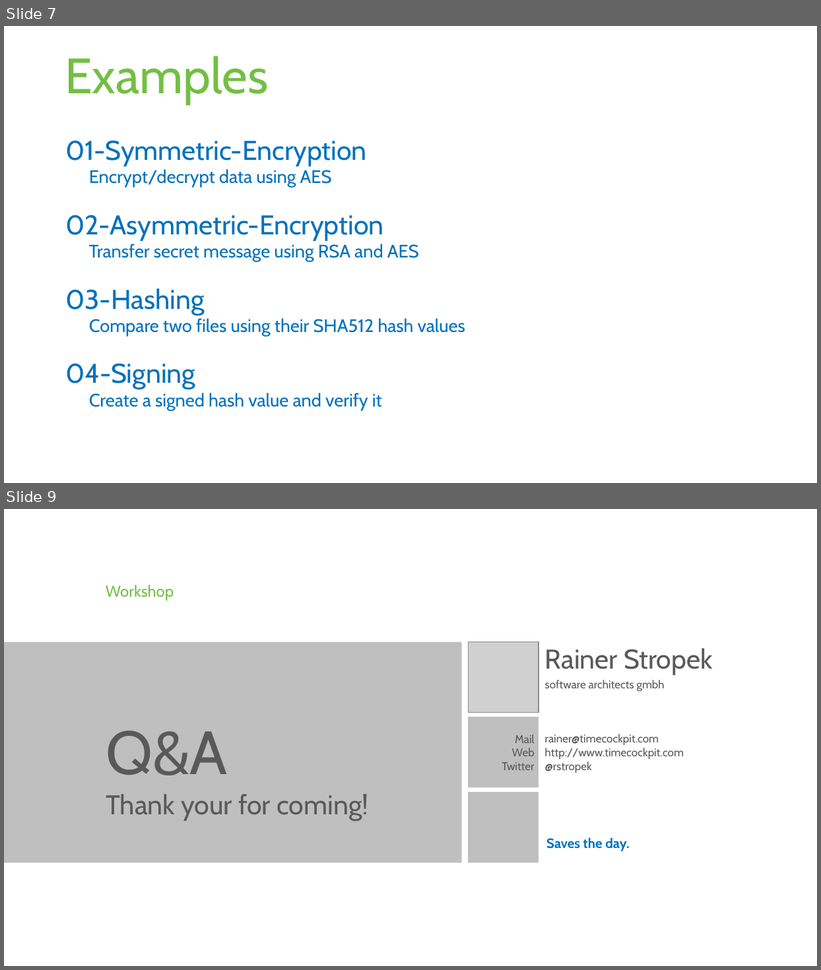
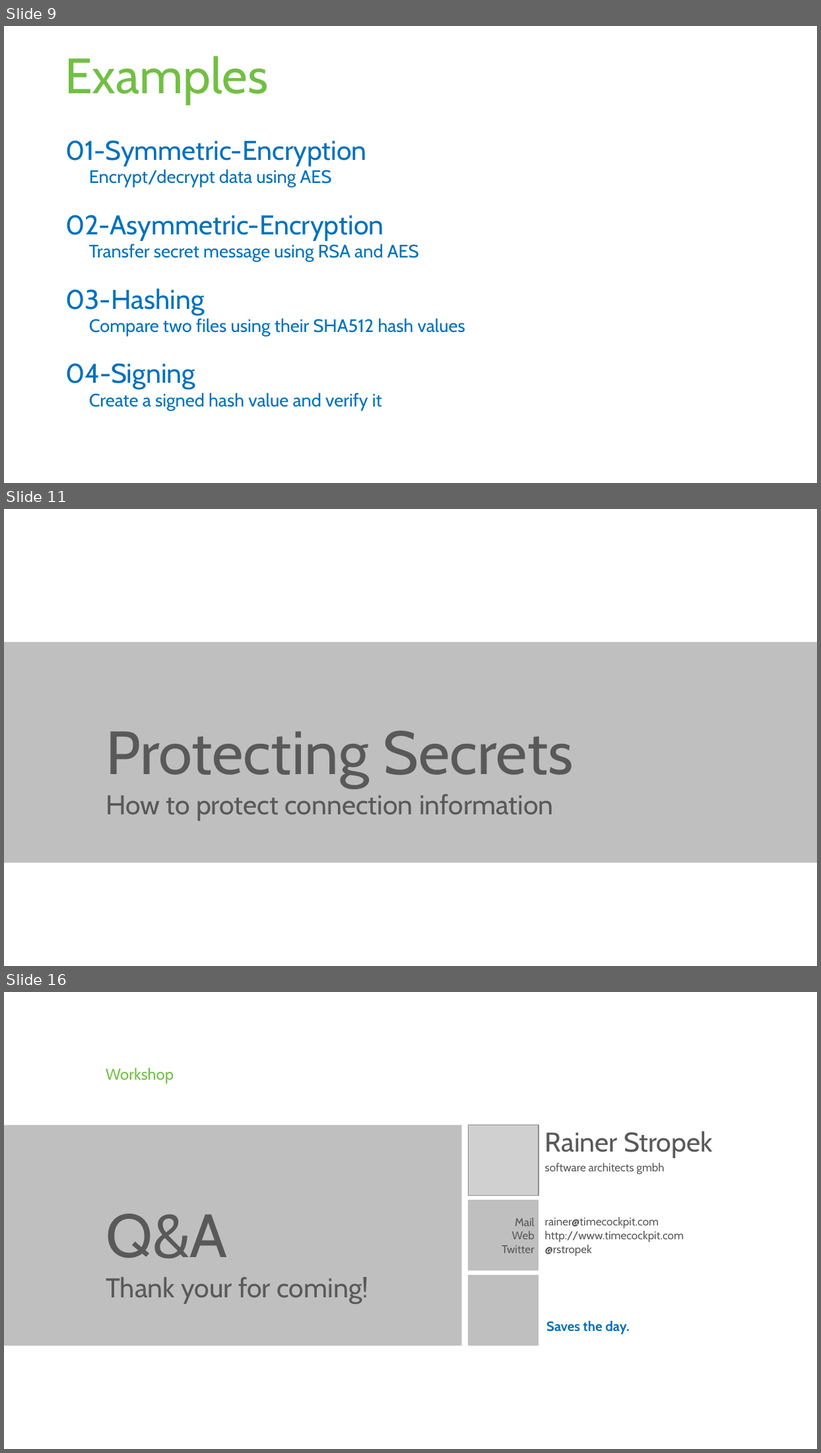
Before and after one commit to rstropek/SecureCodingDotNet, a slide deck: Slides/Secure-Coding-Dot-Net.pptx. Shown one above the other, each under a label of ours: slides 7 and 9 before the commit, slides 9, 11 and 16 after it; the slides between them are not shown. The pictures are 821x970 and 821x1453 pixels, drawn with LibreOffice and Linux fonts; fonts in the diff are those of the drawing; grey boxes stand for pictures; background and template pictures are left out. Boxes give left, top, right and bottom in pixels: in the first picture for what was removed or moved away, otherwise in the second. Text is boxed around its words. In the diff, an @@ line names an element or a change of style, - is before the commit and + after.

```diff
--- a/Slides/Secure-Coding-Dot-Net.pptx
+++ b/Slides/Secure-Coding-Dot-Net.pptx
@@ slide 11 added at (4,509,817,966), background #FFFFFF @@
@@ rectangle added at (4,642,817,863), fill #BFBFBF @@
@@ title added at (106,731,573,788), 54 pt, text #595959 @@
+Protecting Secrets
@@ text added at (106,794,554,821), 24 pt, text #595959 @@
+How to protect connection information
@@ what was slide 7 is now slide 9 @@
@@ what was slide 9 is now slide 16 @@
```
Also in this commit, not shown: 2 slides changed, 7 other slides added, 1 slide removed, 17 other files.
